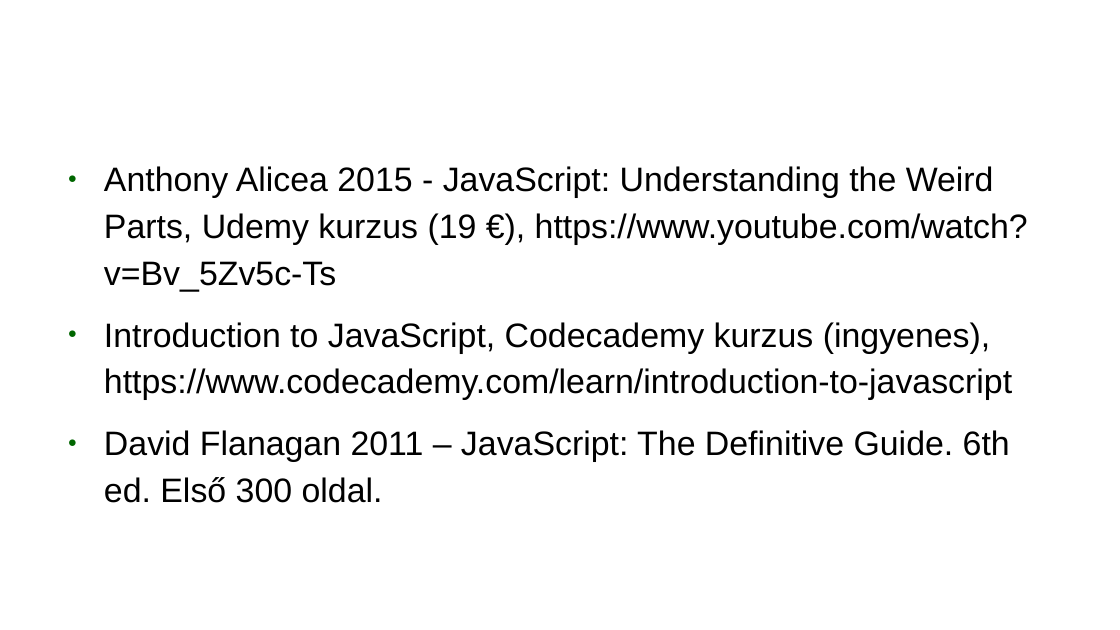
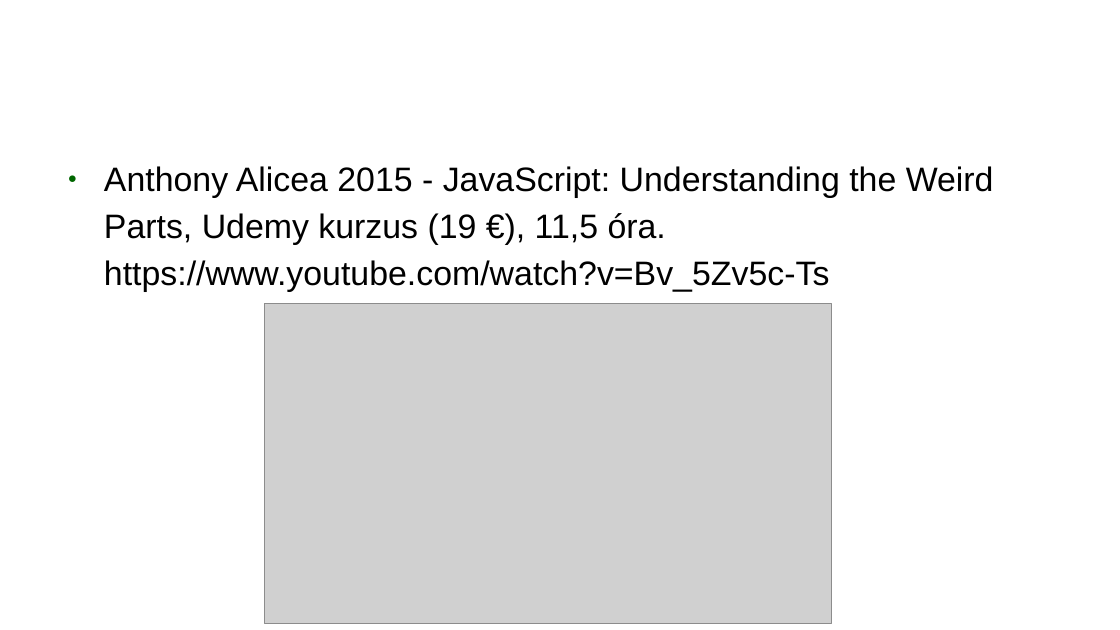
Before and after one commit to webandras/google_earth_engine_kutatas, a slide deck: slide 10 of google_earth_engine_gulacsi_andras_2018.odp. Drawn at 1120x630 pixels with LibreOffice and Linux fonts; fonts in the diff are those of the drawing; grey boxes stand for pictures; background and template pictures are left out. Boxes give left, top, right and bottom in pixels: in the first picture for what was removed or moved away, otherwise in the second. Text is boxed around its words. In the diff, an @@ line names an element or a change of style, - is before the commit and + after.

```diff
--- a/google_earth_engine_gulacsi_andras_2018.odp
+++ b/google_earth_engine_gulacsi_andras_2018.odp
@@ text at <box>104,166,994,292</box>: text changed @@
-● Anthony Alicea 2015 - JavaScript: Understanding the Weird Parts, Udemy kurzus (19 €), https://www.youtube.com/watch?v=Bv_5Zv5c-Ts
-● Introduction to JavaScript, Codecademy kurzus (ingyenes), https://www.codecademy.com/learn/introduction-to-javascript
-● David Flanagan 2011 – JavaScript: The Definitive Guide. 6th ed. Első 300 oldal.
+● Anthony Alicea 2015 - JavaScript: Understanding the Weird Parts, Udemy kurzus (19 €), 11,5 óra. https://www.youtube.com/watch?v=Bv_5Zv5c-Ts
@@ picture added at <box>264,304,832,623</box> @@
```
Also in this commit, not shown: 29 other slides changed, 24 slides added, 3 slides removed, 16 other files.
